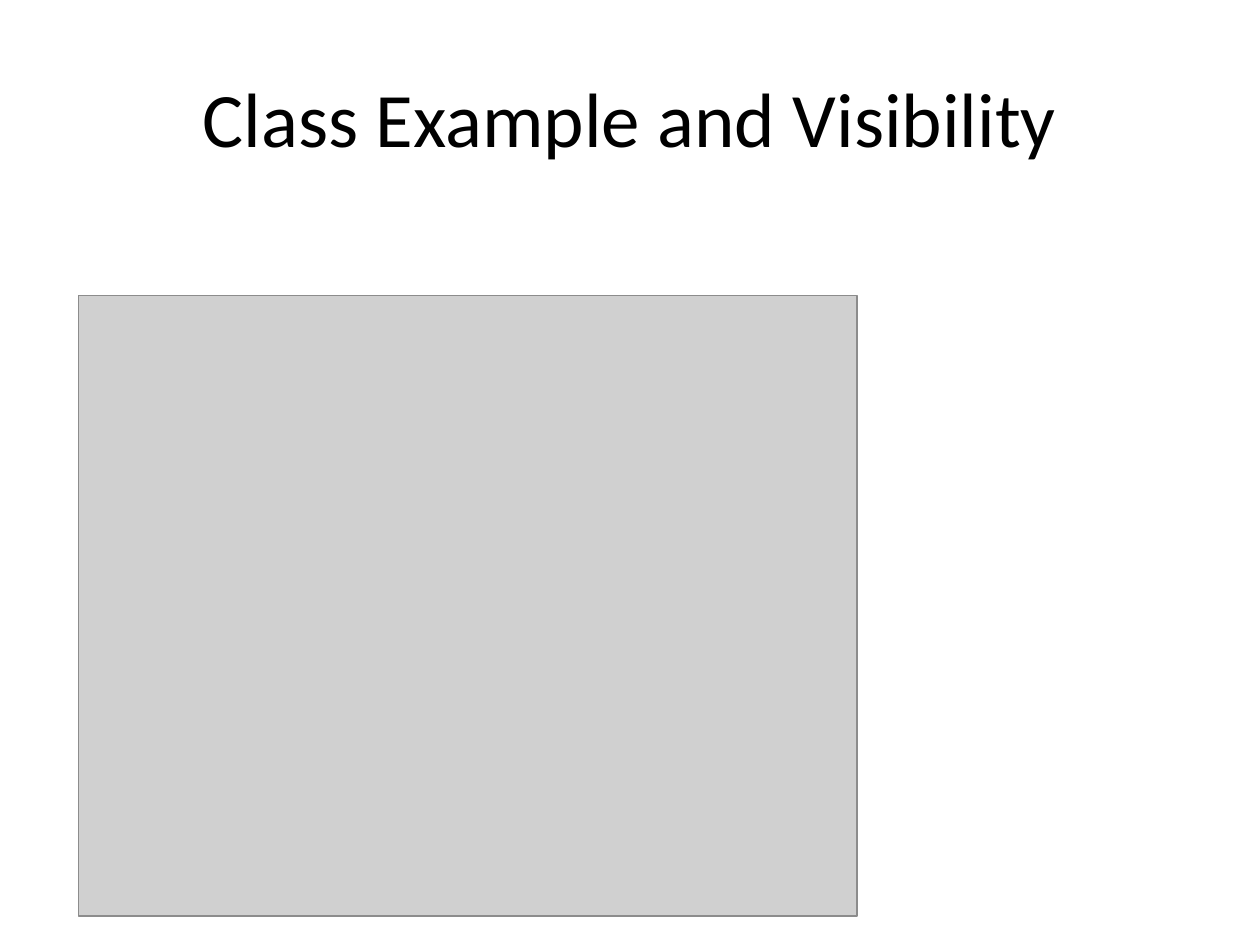
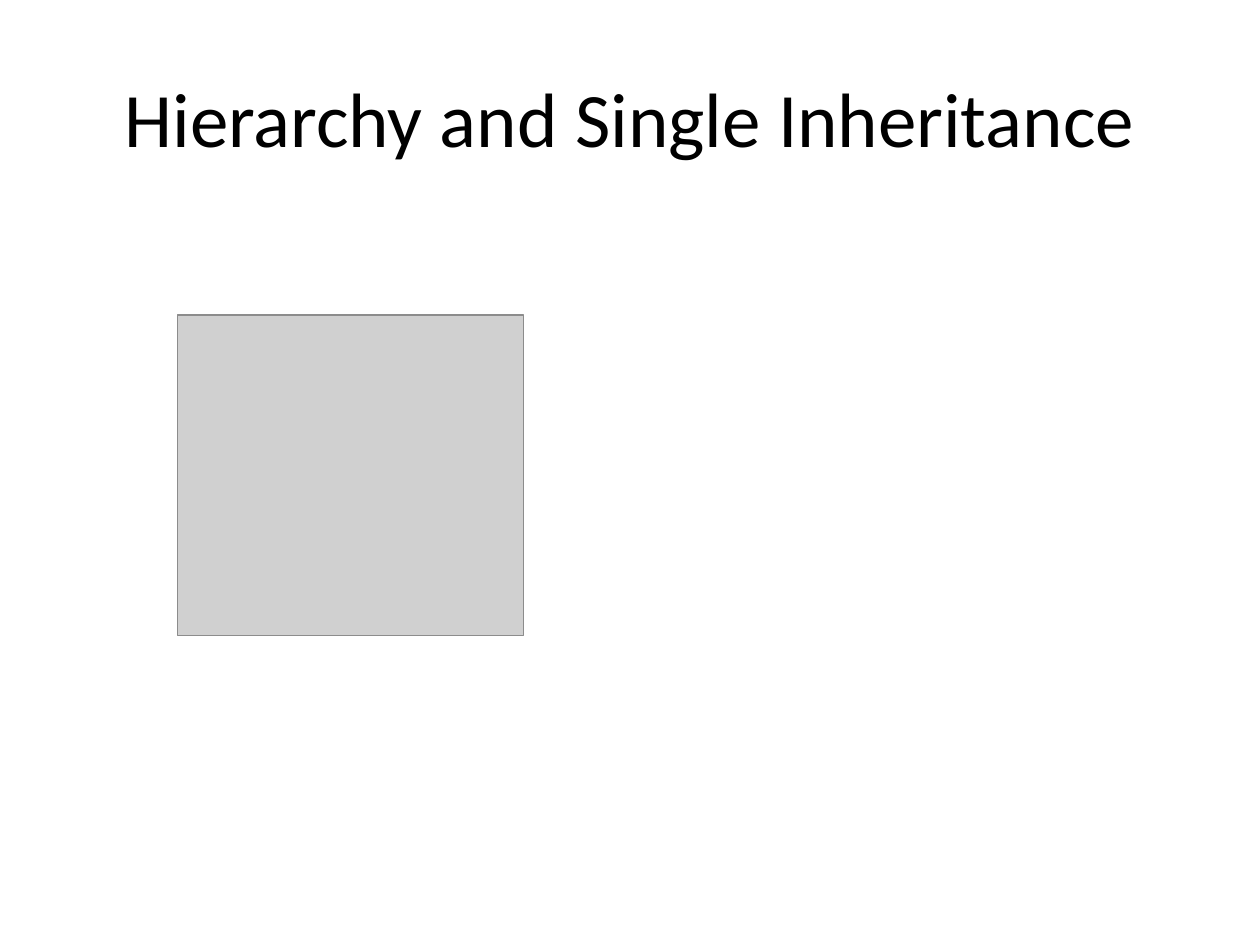
Before and after one commit to isurup/kalle-martin-group, a slide deck: slide 3 of OOPExam/02 Inheritance and Polymorphism.pptx. Drawn at 1260x945 pixels with LibreOffice and Linux fonts; fonts in the diff are those of the drawing; grey boxes stand for pictures. Boxes give left, top, right and bottom in pixels: in the first picture for what was removed or moved away, otherwise in the second. Text is boxed around its words. In the diff, an @@ line names an element or a change of style, - is before the commit and + after.

```diff
--- a/OOPExam/02 Inheritance and Polymorphism.pptx
+++ b/OOPExam/02 Inheritance and Polymorphism.pptx
@@ title at (124,93,1134,161): text changed @@
-Class Example and Visibility
+Hierarchy and Single Inheritance
@@ picture removed at (78,295,857,916) @@
@@ picture added at (178,315,524,635) @@
```
Also in this commit, not shown: 2 other slides changed, 3 slides added, 3 slides removed.
